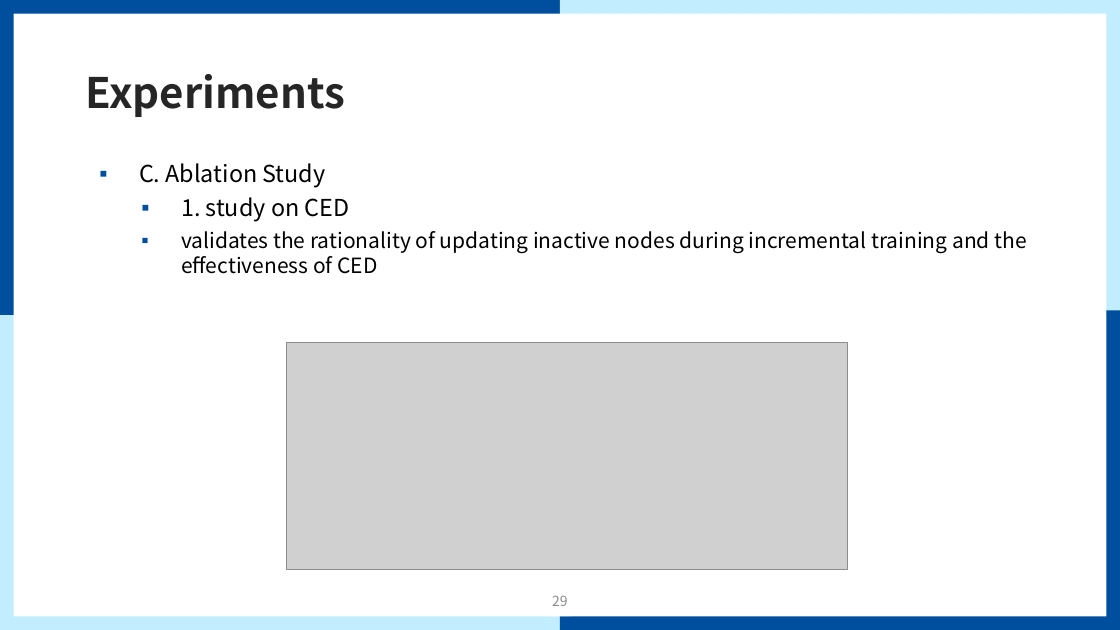
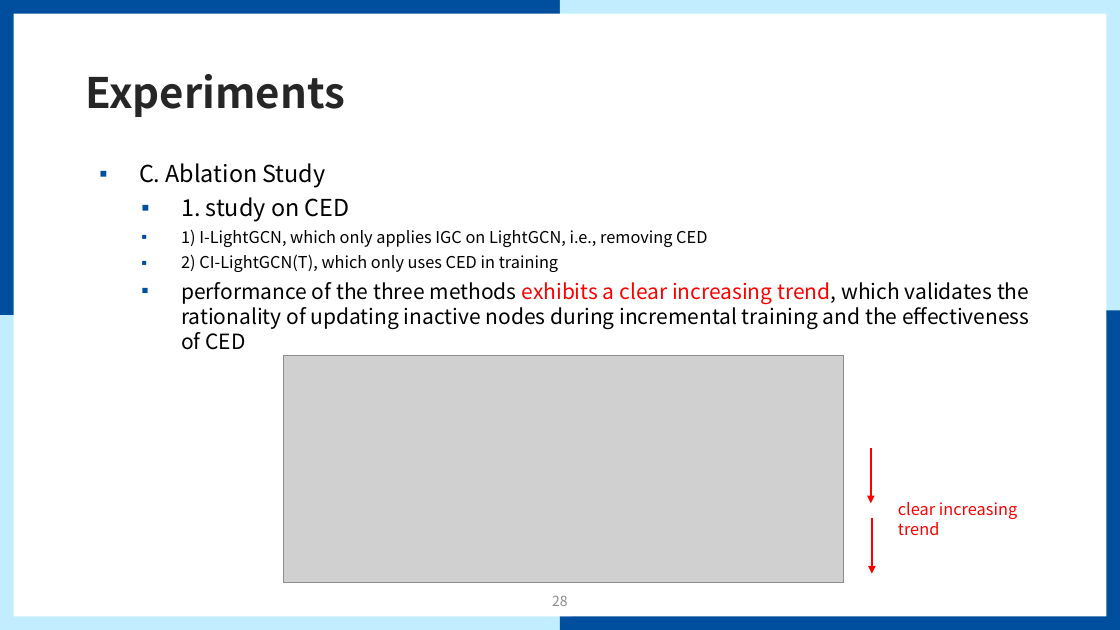
Before and after one commit to mmvv11/GraduateStudies, a slide deck: slide 28 of papers/review/Causal Incremental Graph Convolution for review.pptx (slide 29 before the commit). Drawn at 1120x630 pixels with LibreOffice and Linux fonts; fonts in the diff are those of the drawing; grey boxes stand for pictures; background and template pictures are left out. Boxes give left, top, right and bottom in pixels: in the first picture for what was removed or moved away, otherwise in the second. Text is boxed around its words. In the diff, an @@ line names an element or a change of style, - is before the commit and + after.

```diff
--- a/papers/review/Causal Incremental Graph Convolution for review.pptx
+++ b/papers/review/Causal Incremental Graph Convolution for review.pptx
@@ text at [181, 229, 1029, 350]: text changed @@
-  ▪ validates the rationality of updating inactive nodes during incremental training and the effectiveness of CED
+  ▪ 1) I-LightGCN, which only applies IGC on LightGCN, i.e., removing CED
+  ▪ 2) CI-LightGCN(T), which only uses CED in training
+  ▪ performance of the three methods exhibits a clear increasing trend, which validates the rationality of updating inactive nodes during incremental training and the effectiveness of CED
@@ picture: place and size @@
-picture at [287, 342, 848, 570]
+picture at [283, 355, 844, 583]
@@ arrow added from (871, 448) to (871, 503), #FF0000 2.25 pt @@
@@ text added at [898, 502, 1017, 535], 14 pt, text #FF0000 @@
+clear increasing trend
@@ arrow added from (872, 518) to (872, 574), #FF0000 2.25 pt @@
```
Also in this commit, not shown: 2 other slides changed.
